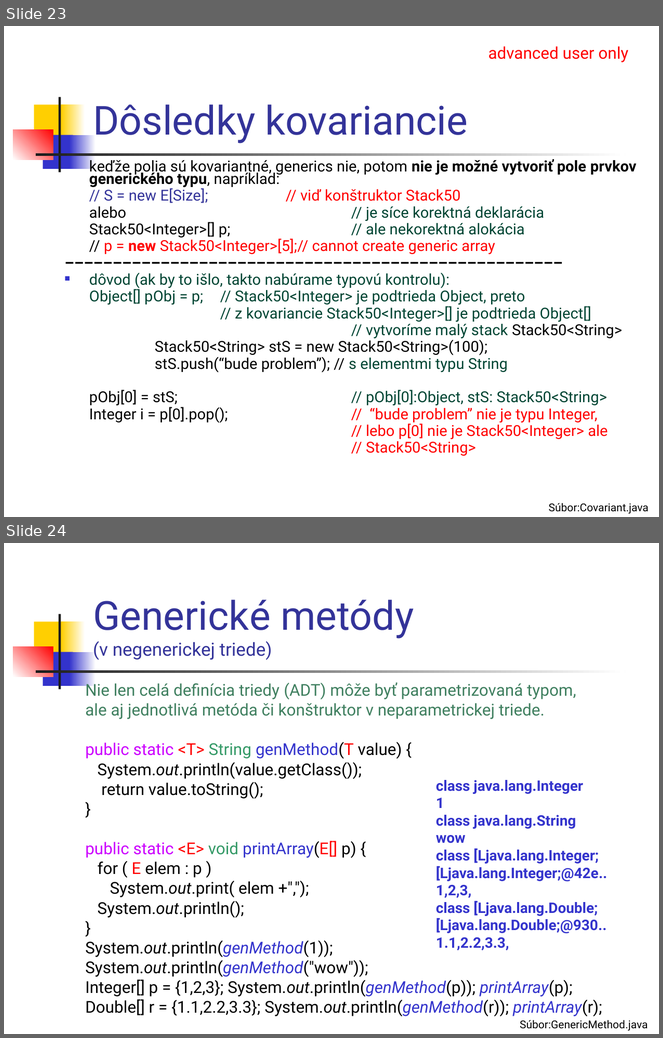
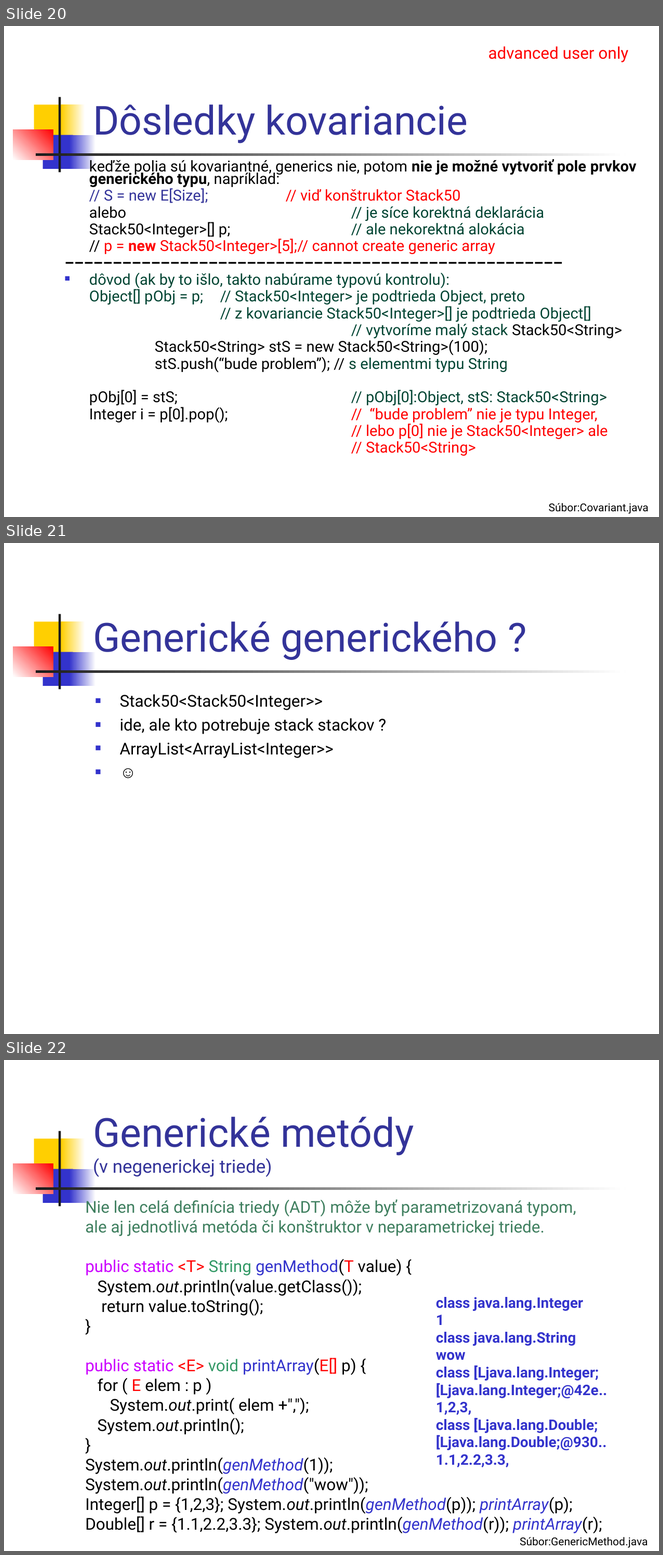
Before and after one commit to Programovanie4/Prednasky, a slide deck: 05/05_java.ppt. Shown one above the other, each under a label of ours: slides 23 and 24 before the commit, slides 20, 21 and 22 after it. The pictures are 663x1038 and 663x1555 pixels, drawn with LibreOffice and Linux fonts; fonts in the diff are those of the drawing. Boxes give left, top, right and bottom in pixels: in the first picture for what was removed or moved away, otherwise in the second. Text is boxed around its words. In the diff, an @@ line names an element or a change of style, - is before the commit and + after.

```diff
--- a/05/05_java.ppt
+++ b/05/05_java.ppt
@@ slide 21 added at (4,543,659,1034), background #FFFFFF; not listed: 7 template elements that a slide beside it also shows @@
@@ title added at (93,622,498,660), 44 pt, text #333399 @@
+Generické generického ?
@@ text added at (120,694,374,758), 18 pt, text #000000 @@
+■ Stack50<Stack50<Integer>>
+■ ide, ale kto potrebuje stack stackov ?
+■ ArrayList<ArrayList<Integer>>
+■ ☺
@@ what was slide 23 is now slide 20 @@
@@ what was slide 24 is now slide 22 @@
```
Also in this commit, not shown: 4 slides changed, 2 other slides added, 4 slides removed, 1 other file.
